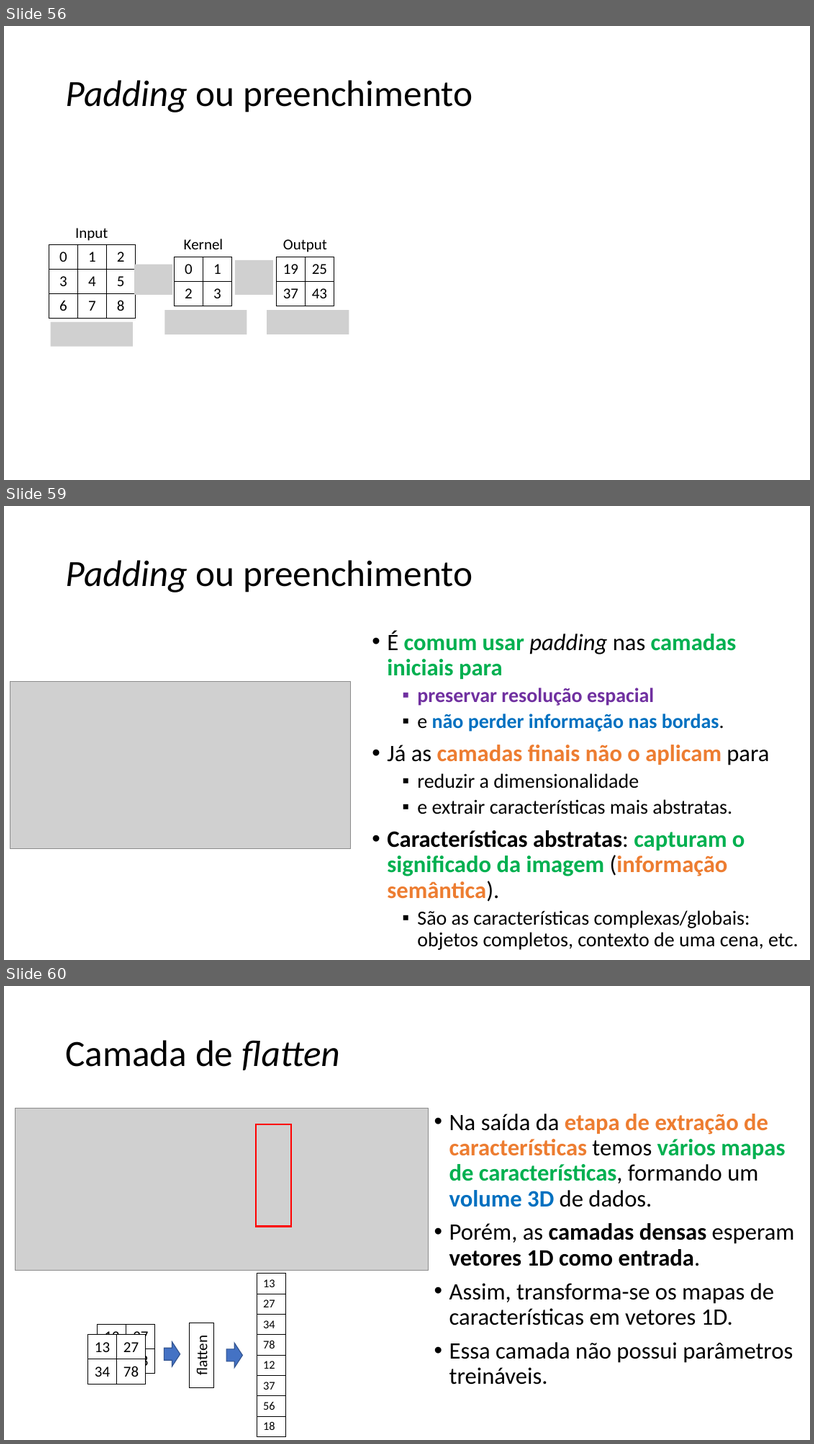
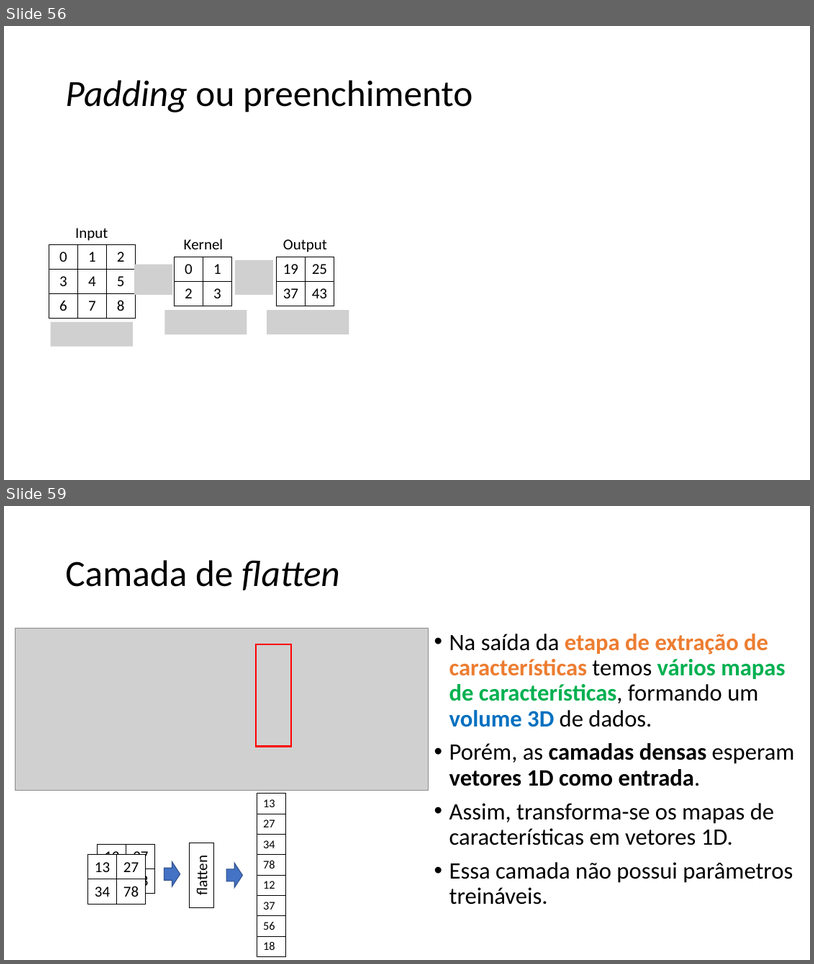
Before and after one commit to zz4fap/c24_inteligencia_artificial, a slide deck: slides/C24_CNN.pptx. Shown one above the other, each under a label of ours: slides 56, 59 and 60 before the commit, slides 56 and 59 after it; the slides between them are not shown. The pictures are 814x1444 and 814x964 pixels, drawn with LibreOffice and Linux fonts; fonts in the diff are those of the drawing; grey boxes stand for pictures. Boxes give left, top, right and bottom in pixels: in the first picture for what was removed or moved away, otherwise in the second. Text is boxed around its words. In the diff, an @@ line names an element or a change of style, - is before the commit and + after.

```diff
--- a/slides/C24_CNN.pptx
+++ b/slides/C24_CNN.pptx
@@ slide 59 removed at bbox=[4, 506, 810, 960], background #FFFFFF @@
@@ title removed at bbox=[65, 560, 473, 592] @@
-Padding ou preenchimento
@@ text removed at bbox=[387, 631, 799, 950] @@
-• É comum usar padding nas camadas iniciais para
-  ▪ preservar resolução espacial
-  ▪ e não perder informação nas bordas.
-• Já as camadas finais não o aplicam para
-  ▪ reduzir a dimensionalidade
-  ▪ e extrair características mais abstratas.
-• Características abstratas: capturam o significado da imagem (informação semântica).
-  ▪ São as características complexas/globais: objetos completos, contexto de uma cena, etc.
@@ picture removed at bbox=[10, 682, 350, 849] @@
@@ what was slide 60 is now slide 59 @@
```
Also in this commit, not shown: 12 slides changed.
